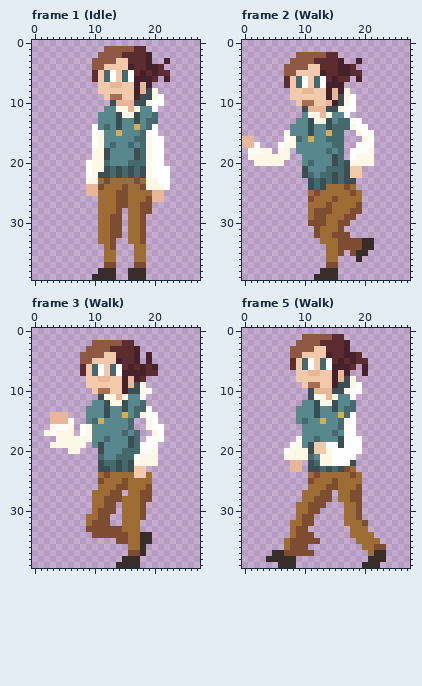
Two states of a pixel-art file, src/Assets/Sprites/robin.aseprite. That is the earlier state.
28x42 pixels, 9 frames. Pixels under 10% opacity are left out. Shown: frame 1 (Idle), frame 2 (Walk), frame 3 (Walk), frame 5 (Walk). The old version is drawn lined up with the new one, on the new canvas. The commit also changed other frames, which this record leaves out.
The result:
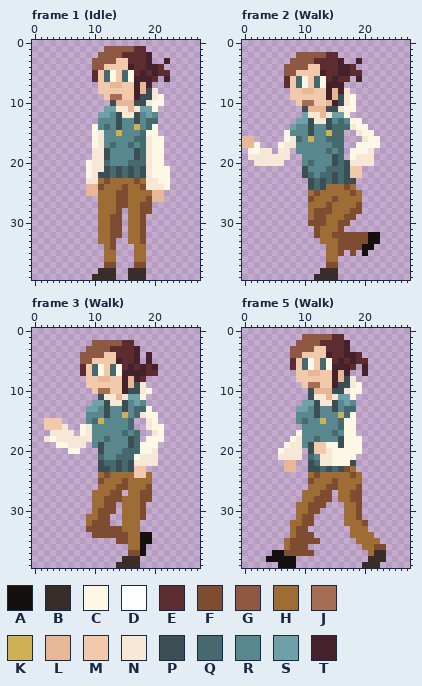
Palette (. is transparent): A #141010  B #392d2a  C #fdf7e6  D #fefefe  E #5d2c30  F #7d4c31  G #8e5843  H #9e6c35  J #a56d54  K #ceb057  L #e8b797  M #f2caab  N #f7e7d6  P #3a4e54  Q #45696d  R #59878e  S #6da0a7  T #45222b
Diff:
canvas 28x42 -> 28x40, the old top-left corner now at 0,-2 (the part of the old canvas that was cut away was empty and is not shown)
--- frame 1 (Idle)
@@ x 7..24 @@
  4 ...GGMMMMTEETTE...
- 5 ...EMQDMQDETETEE..
- 6 ...EMQDMQDTTTE.T..
+ 5 ...EMQCMQCETETEE..
+ 6 ...EMQCMQCTTTE.T..
  7 ....MMLLMMTLT.....
- 8 ....MMMMMMTLPC....
- 9 .....MJJMMTPPCD...
-10 ......PLLLPPCDD...
-11 .....RRCCLCRRD....
-12 ....RRRPCCPRRQ....
+ 8 ....MMMMMMTLPN....
+ 9 .....MJJMMTPPNC...
+10 ......PLLLPPNCC...
+11 .....SSNNLNSSC....
+12 ....SSRPNNPRSR....
 13 ....RRRPRRPRQQ....
-14 ...DRQRPRRKRQD....
-15 ...DCRRKRRRQDD....
-16 ...DCRRRRRQQCDD...
-17 ...DCRQRRQRQCDD...
-18 ...CCPRRRRPQCDD...
-19 ...CCPRRRRPQCDD...
-20 ..DCCQRRRQQQCDD...
-21 ..DCCPQPQPQPCDDD..
-22 ..DCPPQPQPQPCDDD..
-23 ..CCHFHHHHFHCCDD..
-24 ..LLFHHHFHHFCCCD..
+14 ...CRQRPRRKRQC....
+15 ...CNRRKRRRQCC....
+16 ...CNRRRRRQQNCC...
+17 ...CNRQRRQRQNCC...
+18 ...NNPRRRRPQNCC...
+19 ...NNPRRRRPQNCC...
+20 ..CNNQRRRQQQNCC...
+21 ..CNNPQPQPQPNCCC..
+22 ..CNPPQPQPQPNCCC..
+23 ..NNHFHHHHFHNNCC..
+24 ..LLFHHHFHHFNNNC..
 25 ..LLHHHFFHHHHLL...
--- frame 2 (Walk)
@@ x 0..27 @@
  5 .......GGMMMMTEETTEE........
- 6 .......EMQDMQDETEE.T........
- 7 .......EMQDMQDTTT...........
- 8 ........MMLLMMTLTC..........
- 9 ........MMMMMMTLPCD.........
-10 .........MJJMMLTPCD.........
-11 ..........PLLLPPCDD.........
-12 ..........RCCLCRRD..........
-13 .........RRPCCPRQQDD........
-14 ........RRRPRRPQQQCDD.......
-15 .......DRRRPRRKQQ..CDD......
-16 LL.....DCQRKRRQQQ...CD......
-17 LLD...DCCRRRRRRQQ..DDD......
-18 .DDCC.CC.RRRRRQRQ.DDDC......
-19 .CCCCCCC..RRRRRPQ.DCCC......
-20 ..CCCCC...RQRRRPQPCCCC......
+ 6 .......EMQCMQCETEE.T........
+ 7 .......EMQCMQCTTT...........
+ 8 ........MMLLMMTLTN..........
+ 9 ........MMMMMMTLPNC.........
+10 .........MJJMMLTPNC.........
+11 ..........PLLLPPNCC.........
+12 ..........SNNLNSSC..........
+13 .........SSPNNPRQRCC........
+14 ........SRRPRRPQQQNCC.......
+15 .......CRRRPRRKQQ..NCC......
+16 LL.....CNQRKRRQQQ...NCC.....
+17 LLC...CNNRRRRRRQQ..CCCC.....
+18 .CCNN.NN.RRRRRQRQ.CCCN......
+19 .NNNNNNN..RRRRRPQ.CNNN......
+20 ..NNNNN...RQRRRPQPNNNN......
 21 ..........PRRRQQQPMM........
@@ x 16..24 @@
 31 F........
-32 FF.......
-33 FFFFBB...
-34 FFFFBB...
-35 F.FBB....
-36 ...B.....
+32 FFFFFAA..
+33 FFFFFAA..
+34 FFFFAA...
+35 F.F.A....
+36 .........
 37 .........
--- frame 3 (Walk)
@@ x 0..27 @@
  5 ........GGMMMMTEET.T........
- 6 ........EMQDMQDETETET.......
- 7 ........EMQDMQDTTTTEE.......
+ 6 ........EMQCMQCETETET.......
+ 7 ........EMQCMQCTTTTEE.......
  8 .........MMLLMMTLTE.........
- 9 .........MMMMMMTLPC.........
-10 ..........MJJMMTPPCD........
-11 ...........PCCLCRRD.........
-12 ..........RRPCCPRRQ.........
-13 .........RRRPRRPRQQD........
-14 ...LLL...RRRPRRKRQCDD.......
-15 ...LLLD..RQKRRRRQ..CD.......
-16 ...CDDC.DCRRRRRRQ..CDD......
-17 ..CDCCC.DCRRRRRQRQ..CD......
-18 ....CCCCCCRRQRRRPQ.DDD......
-19 ...CCCCCC.RPRRRRPQDDD.......
-20 ......CC...PRRRQQQDDC.......
-21 ...........QRRQQQDCCC.......
-22 ...........PQQPQPCCCC.......
+ 9 .........MMMMMMTLPN.........
+10 ..........MJJMMTPPNC........
+11 ...........PNNLNSSC.........
+12 ..........SSPNNPRSR.........
+13 .........SSRPRRPRQQC........
+14 .........RRRPRRKRQNCC.......
+15 ..MMM....RQKRRRRQ..NC.......
+16 ..MMMN..CNRRRRRRQ..NCC......
+17 ...NNNN.CNRRRRRQRQ..NC......
+18 ..NCNNNNNNRRQRRRPQ.CCC......
+19 ....CCNNN.RPRRRRPQCCC.......
+20 ......CC...PRRRQQQCCN.......
+21 ...........QRRQQQCNNN.......
+22 ...........PQQPQPNNNN.......
 23 ...........PPQPQPMM.........
@@ x 16..21 @@
 33 HH....
-34 HHBB..
-35 HHBB..
-36 HHB...
-37 FFB...
+34 HHAA..
+35 HHAA..
+36 HHA...
+37 FFA...
 38 BB....
--- frame 5 (Walk)
@@ x 4..21 @@
  4 ....GGMMMMTEETTE..
- 5 ....EMQDMQDETETEE.
- 6 ....EMQDMQDTTTE.T.
+ 5 ....EMQCMQCETETEE.
+ 6 ....EMQCMQCTTTE.T.
  7 .....MMLLMMTLT..T.
- 8 .....MMMMMMTLPC...
- 9 ......MJJMMTPPCD..
-10 .......PLLLPPCDD..
-11 .......PCCLCRRD...
-12 ......RRPCCPRRQ...
-13 .....RRRPRRPRQQ...
-14 .....RRRPRRRKQD...
-15 .....RQRRKRRQDD...
-16 ......RRRRRRQDD...
-17 ......RRRRRQRDD...
-18 .....DRRQRRRPDDD..
-19 ....DCRPMMDDPDDD..
-20 ...DCCCPMMCDDDDD..
-21 ...CCCCQRCCDDDD...
-22 ....LL.PQCCDDDP...
-23 ....LL.PPQPQPFH...
+ 8 .....MMMMMMTLPN...
+ 9 ......MJJMMTPPNC..
+10 .......PLLLPPNCC..
+11 .......PNNLNSSC...
+12 ......SSPNNPRSR...
+13 .....SSRPRRPRQQ...
+14 .....RRRPRRRKQC...
+15 .....RQRRKRRQCC...
+16 ......RRRRRRQCC...
+17 .....CRRRRRQRCC...
+18 ....CNRRQRRRPCCC..
+19 ...CNNRPMMCCPCCC..
+20 ..CNNN.PMMNCCCCC..
+21 ..NNNN.QRNNCCCC...
+22 ...LL..PQNNCCCP...
+23 ...LL..PPQPQPFH...
 24 .......HFHHHHHFH..
@@ x 2..10 @@
 36 .....HFFF
-37 ...BBFFFF
-38 ..BBBBB..
-39 ....BBB..
+37 ...AAFFFF
+38 ..AAAAA..
+39 ....AAA..
Pixel boxes of the changes (left, top, right, bottom) in both pictures:
changed: (86, 70, 170, 190)
changed: (248, 76, 380, 166)
changed: (350, 232, 380, 262)
changed: (44, 364, 164, 466)
changed: (140, 532, 152, 556)
changed: (278, 358, 362, 472)
changed: (266, 550, 296, 568)
